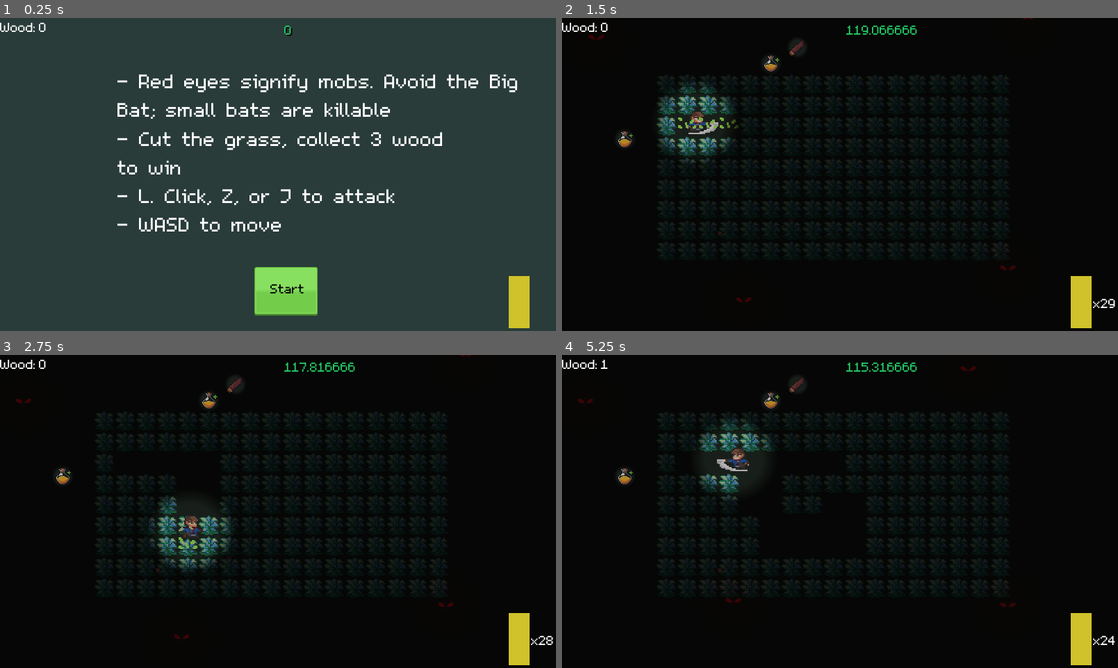
Above: before the commit, frames 1-4 (two rows, left to right).
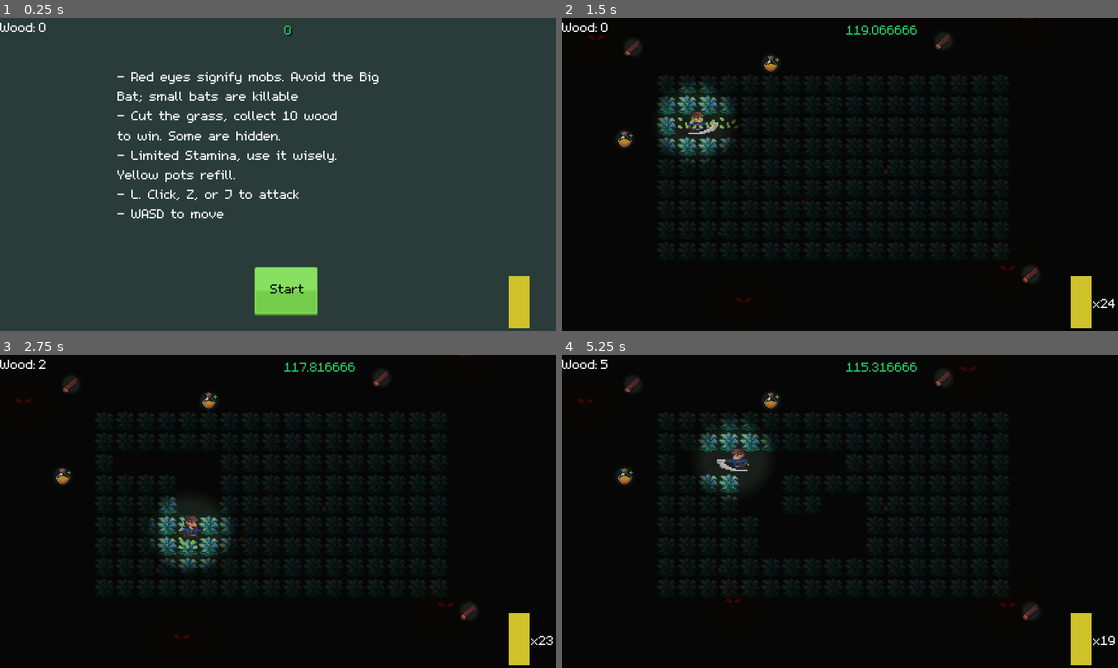
Above: after the commit, the same moments.

Repository: jaonewguy/GDFG-24
Game: Godot game, scene res://Scenes/Main.tscn
Two runs of this game, one before a commit and one after it. Both use one fixed random seed, a clock stepped at 60 frames per second and the inputs below.
Inputs (mouse positions are in pixels of both pictures, inside the frame that each line leads up to):
- Up to frame 1 (0.25 s): no input
- Up to frame 2 (1.5 s): click "Start" at 0.5 s; move the mouse to (962, 158) at 1.27 s; hold D (right) from 1.28 s (still down); click (962, 158) at 1.35 s
- Up to frame 3 (2.75 s): move the mouse to (166, 527) at 2.02 s; release D (right) at 2.03 s; hold S (down) from 2.03 s (still down); click (166, 527) at 2.1 s
- Up to frame 4 (5.25 s): move the mouse to (895, 442) at 2.77 s; release S (down) at 2.78 s; hold D (right) 2.78-3.53 s; click (895, 442) at 2.85 s; move the mouse to (812, 574) at 3.52 s; hold W (up) 3.53-4.28 s; click (812, 574) at 3.6 s; move the mouse to (1006, 558) at 4.27 s; hold A (left) from 4.28 s (still down); click (1006, 558) at 4.35 s; move the mouse to (673, 464) at 5.02 s; click (673, 464) at 5.1 s

The runs differ from the first frame. In frame 1, 6.3% of the frame differs, in the area x 21-93%, y 17-69%; in frame 2, 0.4%; in frame 3, 0.4%; in frame 4, 0.5%.

Commit message:
Add disgusting duplicated code to finish in time for GDFG24

Diff:
--- a/Scenes/Level.tscn
+++ b/Scenes/Level.tscn
@@ -19,7 +19,13 @@
 color = Color( 0.137255, 0.176471, 0.145098, 1 )
 
 [node name="Wood" parent="." instance=ExtResource( 4 )]
-position = Vector2( 180, 23 )
+position = Vector2( 292, 18 )
+
+[node name="Wood2" parent="." instance=ExtResource( 4 )]
+position = Vector2( 54, 23 )
+
+[node name="Wood3" parent="." instance=ExtResource( 4 )]
+position = Vector2( 359, 197 )
 
 [node name="Energy" parent="." instance=ExtResource( 6 )]
 position = Vector2( 48, 93 )
--- a/Scenes/Main.tscn
+++ b/Scenes/Main.tscn
@@ -8,7 +8,6 @@
 [ext_resource path="res://Assets/theme/font/m5x7.ttf" type="DynamicFontData" id=6]
 
 [sub_resource type="DynamicFont" id=1]
-size = 24
 font_data = ExtResource( 6 )
 
 [sub_resource type="DynamicFont" id=2]
@@ -54,8 +53,10 @@
 custom_fonts/font = SubResource( 1 )
 text = "- Red eyes signify mobs. Avoid the Big
 Bat; small bats are killable
-- Cut the grass, collect 3 wood
-to win
+- Cut the grass, collect 10 wood
+to win. Some are hidden.
+- Limited Stamina, use it wisely.
+Yellow pots refill.
 - L. Click, Z, or J to attack
 - WASD to move
 "
--- a/Scripts/Level.gd
+++ b/Scripts/Level.gd
@@ -2,7 +2,7 @@
 
 
 const WIN_CONDITION = 3
-export var MAX_STAMINA = 30
+export var MAX_STAMINA = 25
 
 onready var player = $YSort/Player
 onready var bats = $YSort/Bats
@@ -31,6 +31,11 @@
 func _spawn_hidden_loot() -> void:
     var loot = hidden_loot_scene.instance()
     var loot2 = hidden_loot_scene.instance()
+    var loot3 = hidden_loot_scene.instance()
+    var loot4 = hidden_loot_scene.instance()
+    var loot5 = hidden_loot_scene.instance()
+    var loot6 = hidden_loot_scene.instance()
+    var loot7 = hidden_loot_scene.instance()
 
     add_child(loot)
     loot.set_position(Vector2(rand_range(80, 336), rand_range(50, 178)))
@@ -40,16 +45,56 @@
     loot2.set_position(Vector2(rand_range(80, 336), rand_range(50, 178)))
     loot2.add_to_group("loot")
 
+    add_child(loot3)
+    loot3.set_position(Vector2(rand_range(80, 336), rand_range(50, 178)))
+    loot3.add_to_group("loot")
+
+    add_child(loot4)
+    loot4.set_position(Vector2(rand_range(80, 336), rand_range(50, 178)))
+    loot4.add_to_group("loot")
+
+    add_child(loot5)
+    loot5.set_position(Vector2(rand_range(80, 336), rand_range(50, 178)))
+    loot5.add_to_group("loot")
+
+    add_child(loot6)
+    loot6.set_position(Vector2(rand_range(80, 336), rand_range(50, 178)))
+    loot6.add_to_group("loot")
+
+    add_child(loot7)
+    loot7.set_position(Vector2(rand_range(80, 336), rand_range(50, 178)))
+    loot7.add_to_group("loot")
+
     # TODO: prob need to refactor this when considering other loot, and get rid of duplication
     var wood_piece = wood.instance()
     var wood_piece2 = wood.instance()
+    var wood_piece3 = wood.instance()
+    var wood_piece4 = wood.instance()
+    var wood_piece5 = wood.instance()
+    var wood_piece6 = wood.instance()
+    var wood_piece7 = wood.instance()
 #    wood_piece.hide()
 #    wood_piece2.hide()
     wood_piece.z_index = -1
     wood_piece2.z_index = -1
+    wood_piece3.z_index = -1
+    wood_piece4.z_index = -1
+    wood_piece5.z_index = -1
+    wood_piece6.z_index = -1
+    wood_piece7.z_index = -1
     wood_piece.disable_light_radius()
     wood_piece2.disable_light_radius()
+    wood_piece3.disable_light_radius()
+    wood_piece4.disable_light_radius()
+    wood_piece5.disable_light_radius()
+    wood_piece6.disable_light_radius()
+    wood_piece7.disable_light_radius()
     loot.add_child(wood_piece)
     loot2.add_child(wood_piece2)
+    loot3.add_child(wood_piece3)
+    loot4.add_child(wood_piece4)
+    loot5.add_child(wood_piece5)
+    loot6.add_child(wood_piece6)
+    loot7.add_child(wood_piece7)
     print("Loot added at: ", loot.global_position)
     print("Loot2 added at: ", loot2.global_position)
--- a/Scripts/Main.gd
+++ b/Scripts/Main.gd
@@ -3,6 +3,7 @@
 # Time left in stage
 const L1_TIME_LEFT : int = 120
 const GAME_OVER_TIMEOUT : int = 3
+const NUM_WOOD_TO_WIN : int = 10
 
 # Declare member variables here. Examples:
 # var a: int = 2
@@ -61,7 +62,7 @@
     print("Wood picked up")
     picked_up_wood += 1
     wood_count.text = str(picked_up_wood)
-    if picked_up_wood == 3:
+    if picked_up_wood == NUM_WOOD_TO_WIN:
         SignalBus.emit_signal("game_won")
 
 # TODO: Refactor
